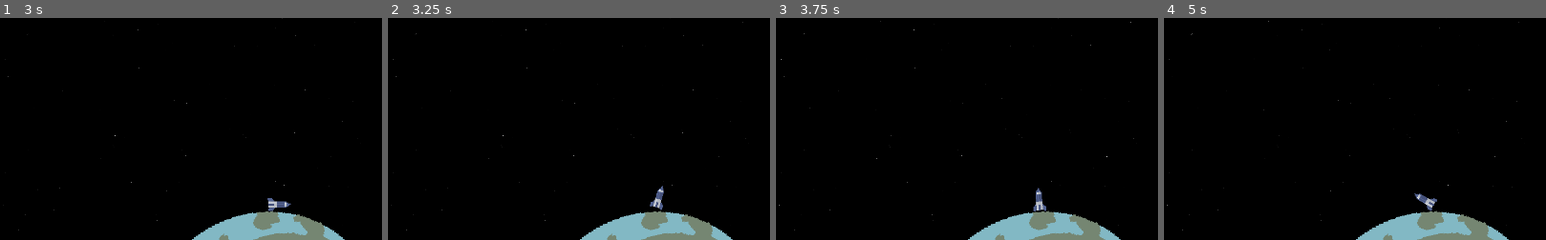
Above: before the commit, frames 1-4 (left to right).
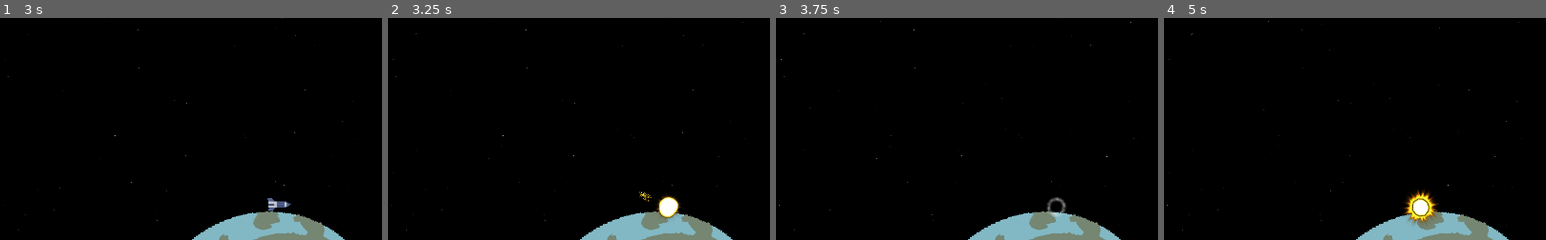
Above: after the commit, the same moments.

Repository: binaryArrow/rocketlaunch
Game: Godot game, scene res://scenes/level/level.tscn
Two runs of this game, one before a commit and one after it. Both use one fixed random seed, a clock stepped at 60 frames per second and the inputs below.
Inputs:
- Up to frame 1 (3 s): tap Enter (ui_accept) at 0.5, 0.77, 1.52 s; hold Right (ui_right) 0.53-1.28 s; hold Left (ui_left) 1.28-2.03 s; hold Right (ui_right) from 2.03 s (still down)
- Up to frame 2 (3.25 s): keep holding Right (ui_right); tap Enter (ui_accept) at 3.02 s
- Up to frame 3 (3.75 s): release Right (ui_right) at 3.53 s; hold Left (ui_left) from 3.53 s (still down)
- Up to frame 4 (5 s): keep holding Left (ui_left); tap Enter (ui_accept) at 3.77, 4.52 s
The pictures show only the part of the screen within x 14-64%, y 50-100%; the shares and areas given below are measured in that part.

Frame 1 is identical in both runs. In frame 2, 0.7% of the frame differs, in the area x 65-77%, y 75-91%; in frame 3, 0.4%; in frame 4, 0.9%, in the area x 62-72%, y 77-94%.

Commit message:
add die animation

Diff:
--- a/scenes/rocket/rocket.gd
+++ b/scenes/rocket/rocket.gd
@@ -6,7 +6,8 @@
 var WAIT_TIME = 5
 @onready var timer = $Timer as Timer
 @onready var timer_label = %TimerLabel as Label
-
+@onready var animated_sprite = $AnimatedSprite2D as AnimatedSprite2D
+@onready var rocket_sprite = $RocketSprite as Sprite2D
 
 @onready var jet_stream = $JetStream as CPUParticles2D
 
@@ -61,5 +62,17 @@
 	else:
 		timer_label.text = str(ceil(timer.time_left)).erase(1, 2)
 
-func _on_hit_box_body_entered(body: Node2D) -> void:
+func _on_hit_box_body_entered(_body: Node2D) -> void:
+	die()
+
+func _on_animated_sprite_2d_animation_finished() -> void:
 	emit_signal("crashed")
+
+func die():
+	set_physics_process(false)
+	jet_stream.emitting = false
+	gravity_scale = 0.0
+	linear_velocity = Vector2.ZERO
+	angular_velocity = 0.0
+	rocket_sprite.visible = false
+	animated_sprite.play("die")
--- a/scenes/rocket/rocket.tscn
+++ b/scenes/rocket/rocket.tscn
@@ -2,11 +2,209 @@
 
 [ext_resource type="Texture2D" uid="uid://7we3vc6it1sw" path="res://assets/rocket.png" id="1_3341w"]
 [ext_resource type="Script" uid="uid://bap0gkboby44v" path="res://scenes/rocket/rocket.gd" id="1_dkv7l"]
+[ext_resource type="Texture2D" uid="uid://bwav7onewdx6x" path="res://assets/Effect_Explosion_1_517x517.png" id="2_2efvq"]
 [ext_resource type="PackedScene" uid="uid://ro6lxjn72sch" path="res://scenes/rocket/jet_stream.tscn" id="2_7lajs"]
 
 [sub_resource type="PhysicsMaterial" id="PhysicsMaterial_0wp70"]
 friction = 0.3
 bounce = 0.15
+
+[sub_resource type="AtlasTexture" id="AtlasTexture_d7icg"]
+atlas = ExtResource("2_2efvq")
+region = Rect2(517, 0, 517, 517)
+
+[sub_resource type="AtlasTexture" id="AtlasTexture_v4nw0"]
+atlas = ExtResource("2_2efvq")
+region = Rect2(1034, 0, 517, 517)
+
+[sub_resource type="AtlasTexture" id="AtlasTexture_ut1yo"]
+atlas = ExtResource("2_2efvq")
+region = Rect2(1551, 0, 517, 517)
+
+[sub_resource type="AtlasTexture" id="AtlasTexture_wrqyj"]
+atlas = ExtResource("2_2efvq")
+region = Rect2(2068, 0, 517, 517)
+
+[sub_resource type="AtlasTexture" id="AtlasTexture_pgyqx"]
+atlas = ExtResource("2_2efvq")
+region = Rect2(2585, 0, 517, 517)
+
+[sub_resource type="AtlasTexture" id="AtlasTexture_r4cio"]
+atlas = ExtResource("2_2efvq")
+region = Rect2(0, 517, 517, 517)
+
+[sub_resource type="AtlasTexture" id="AtlasTexture_ejef3"]
+atlas = ExtResource("2_2efvq")
+region = Rect2(517, 517, 517, 517)
+
+[sub_resource type="AtlasTexture" id="AtlasTexture_aucvv"]
+atlas = ExtResource("2_2efvq")
+region = Rect2(1034, 517, 517, 517)
+
+[sub_resource type="AtlasTexture" id="AtlasTexture_6ky0s"]
+atlas = ExtResource("2_2efvq")
+region = Rect2(1551, 517, 517, 517)
+
+[sub_resource type="AtlasTexture" id="AtlasTexture_jywkn"]
+atlas = ExtResource("2_2efvq")
+region = Rect2(2068, 517, 517, 517)
+
+[sub_resource type="AtlasTexture" id="AtlasTexture_of84q"]
+atlas = ExtResource("2_2efvq")
+region = Rect2(2585, 517, 517, 517)
+
+[sub_resource type="AtlasTexture" id="AtlasTexture_6iybh"]
+atlas = ExtResource("2_2efvq")
+region = Rect2(0, 1034, 517, 517)
+
+[sub_resource type="AtlasTexture" id="AtlasTexture_438lk"]
+atlas = ExtResource("2_2efvq")
+region = Rect2(517, 1034, 517, 517)
+
+[sub_resource type="AtlasTexture" id="AtlasTexture_k85tw"]
+atlas = ExtResource("2_2efvq")
+region = Rect2(1034, 1034, 517, 517)
+
+[sub_resource type="AtlasTexture" id="AtlasTexture_d8ctg"]
+atlas = ExtResource("2_2efvq")
+region = Rect2(1551, 1034, 517, 517)
+
+[sub_resource type="AtlasTexture" id="AtlasTexture_vu1vn"]
+atlas = ExtResource("2_2efvq")
+region = Rect2(2068, 1034, 517, 517)
+
+[sub_resource type="AtlasTexture" id="AtlasTexture_fkud3"]
+atlas = ExtResource("2_2efvq")
+region = Rect2(2585, 1034, 517, 517)
+
+[sub_resource type="AtlasTexture" id="AtlasTexture_uo07d"]
+atlas = ExtResource("2_2efvq")
+region = Rect2(0, 1551, 517, 517)
+
+[sub_resource type="AtlasTexture" id="AtlasTexture_53vi2"]
+atlas = ExtResource("2_2efvq")
+region = Rect2(517, 1551, 517, 517)
+
+[sub_resource type="AtlasTexture" id="AtlasTexture_wmowe"]
+atlas = ExtResource("2_2efvq")
+region = Rect2(1034, 1551, 517, 517)
+
+[sub_resource type="AtlasTexture" id="AtlasTexture_uqmc4"]
+atlas = ExtResource("2_2efvq")
+region = Rect2(1551, 1551, 517, 517)
+
+[sub_resource type="AtlasTexture" id="AtlasTexture_oumou"]
+atlas = ExtResource("2_2efvq")
+region = Rect2(2068, 1551, 517, 517)
+
+[sub_resource type="AtlasTexture" id="AtlasTexture_tjpug"]
+atlas = ExtResource("2_2efvq")
+region = Rect2(2585, 1551, 517, 517)
+
+[sub_resource type="AtlasTexture" id="AtlasTexture_hujpc"]
+atlas = ExtResource("2_2efvq")
+region = Rect2(0, 2068, 517, 517)
+
+[sub_resource type="AtlasTexture" id="AtlasTexture_cxv0e"]
+atlas = ExtResource("2_2efvq")
+region = Rect2(517, 2068, 517, 517)
+
+[sub_resource type="AtlasTexture" id="AtlasTexture_ediim"]
+atlas = ExtResource("2_2efvq")
+region = Rect2(1034, 2068, 517, 517)
+
+[sub_resource type="AtlasTexture" id="AtlasTexture_81ira"]
+atlas = ExtResource("2_2efvq")
+region = Rect2(1551, 2068, 517, 517)
+
+[sub_resource type="SpriteFrames" id="SpriteFrames_7ks7g"]
+animations = [{
+"frames": [{
+"duration": 1.0,
+"texture": SubResource("AtlasTexture_d7icg")
+}, {
+"duration": 1.0,
+"texture": SubResource("AtlasTexture_v4nw0")
+}, {
+"duration": 1.0,
+"texture": SubResource("AtlasTexture_ut1yo")
+}, {
+"duration": 1.0,
+"texture": SubResource("AtlasTexture_wrqyj")
+}, {
+"duration": 1.0,
+"texture": SubResource("AtlasTexture_pgyqx")
+}, {
+"duration": 1.0,
+"texture": SubResource("AtlasTexture_r4cio")
+}, {
+"duration": 1.0,
+"texture": SubResource("AtlasTexture_ejef3")
+}, {
+"duration": 1.0,
+"texture": SubResource("AtlasTexture_aucvv")
+}, {
+"duration": 1.0,
+"texture": SubResource("AtlasTexture_6ky0s")
+}, {
+"duration": 1.0,
+"texture": SubResource("AtlasTexture_jywkn")
+}, {
+"duration": 1.0,
+"texture": SubResource("AtlasTexture_of84q")
+}, {
+"duration": 1.0,
+"texture": SubResource("AtlasTexture_6iybh")
+}, {
+"duration": 1.0,
+"texture": SubResource("AtlasTexture_438lk")
+}, {
+"duration": 1.0,
+"texture": SubResource("AtlasTexture_k85tw")
+}, {
+"duration": 1.0,
+"texture": SubResource("AtlasTexture_d8ctg")
+}, {
+"duration": 1.0,
+"texture": SubResource("AtlasTexture_vu1vn")
+}, {
+"duration": 1.0,
+"texture": SubResource("AtlasTexture_fkud3")
+}, {
+"duration": 1.0,
+"texture": SubResource("AtlasTexture_uo07d")
+}, {
+"duration": 1.0,
+"texture": SubResource("AtlasTexture_53vi2")
+}, {
+"duration": 1.0,
+"texture": SubResource("AtlasTexture_wmowe")
+}, {
+"duration": 1.0,
+"texture": SubResource("AtlasTexture_uqmc4")
+}, {
+"duration": 1.0,
+"texture": SubResource("AtlasTexture_oumou")
+}, {
+"duration": 1.0,
+"texture": SubResource("AtlasTexture_tjpug")
+}, {
+"duration": 1.0,
+"texture": SubResource("AtlasTexture_hujpc")
+}, {
+"duration": 1.0,
+"texture": SubResource("AtlasTexture_cxv0e")
+}, {
+"duration": 1.0,
+"texture": SubResource("AtlasTexture_ediim")
+}, {
+"duration": 1.0,
+"texture": SubResource("AtlasTexture_81ira")
+}],
+"loop": false,
+"name": &"die",
+"speed": 30.0
+}]
 
 [sub_resource type="RectangleShape2D" id="RectangleShape2D_0wp70"]
 size = Vector2(24, 11)
@@ -32,12 +230,20 @@
 gravity_scale = 0.534
 script = ExtResource("1_dkv7l")
 
+[node name="AnimatedSprite2D" type="AnimatedSprite2D" parent="." unique_id=1466557542]
+position = Vector2(0, -2.9999995)
+scale = Vector2(0.16622342, 0.16187137)
+sprite_frames = SubResource("SpriteFrames_7ks7g")
+animation = &"die"
+frame = 26
+frame_progress = 1.0
+
 [node name="JetStream" parent="." unique_id=1031358635 instance=ExtResource("2_7lajs")]
 unique_name_in_owner = true
 position = Vector2(0, 17)
 emitting = false
 
-[node name="Sprite2D" type="Sprite2D" parent="." unique_id=834140359]
+[node name="RocketSprite" type="Sprite2D" parent="." unique_id=834140359]
 texture = ExtResource("1_3341w")
 
 [node name="HitBox" type="Area2D" parent="." unique_id=1132895764]
@@ -71,11 +277,13 @@
 offset_right = 36.0
 offset_bottom = -27.0
 label_settings = SubResource("LabelSettings_7lajs")
+metadata/_edit_lock_ = true
 
 [node name="Timer" type="Timer" parent="." unique_id=1072865147]
 wait_time = 5.0
 one_shot = true
 
+[connection signal="animation_finished" from="AnimatedSprite2D" to="." method="_on_animated_sprite_2d_animation_finished"]
 [connection signal="body_entered" from="HitBox" to="." method="_on_hit_box_body_entered"]
 [connection signal="body_entered" from="LandingIndicator" to="." method="_on_landing_indicator_body_entered"]
 [connection signal="body_exited" from="LandingIndicator" to="." method="_on_landing_indicator_body_exited"]
Binary file added: assets/Effect_Explosion_1_517x517.png
Not shown, added: assets/Effect_Explosion_1_517x517.png.import
